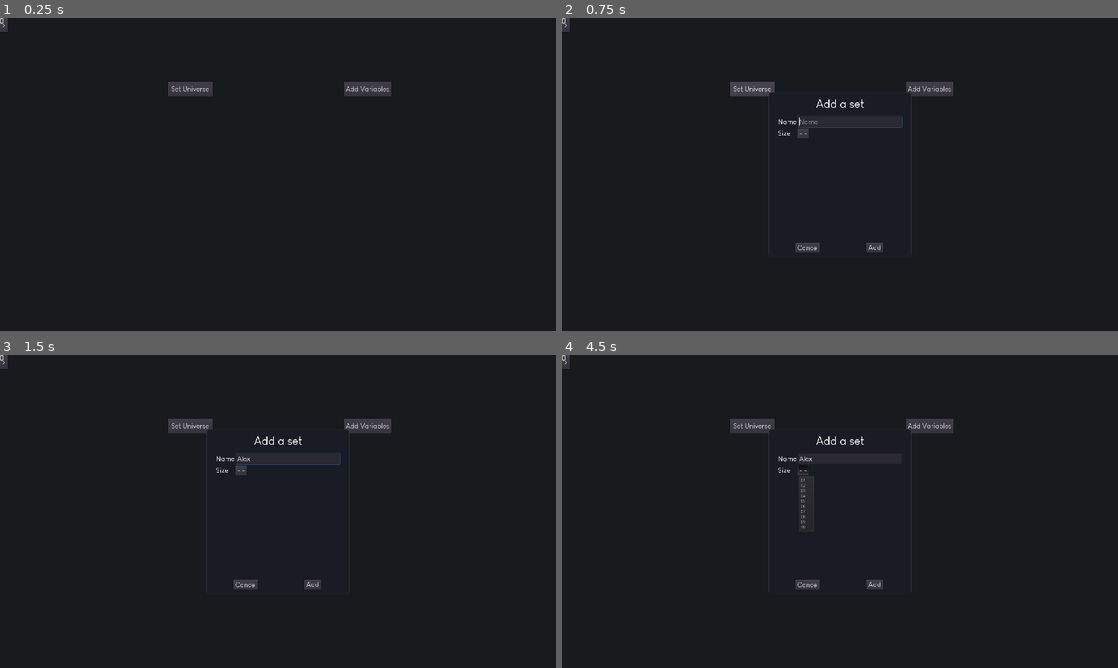
Above: before the commit, frames 1-4 (two rows, left to right).
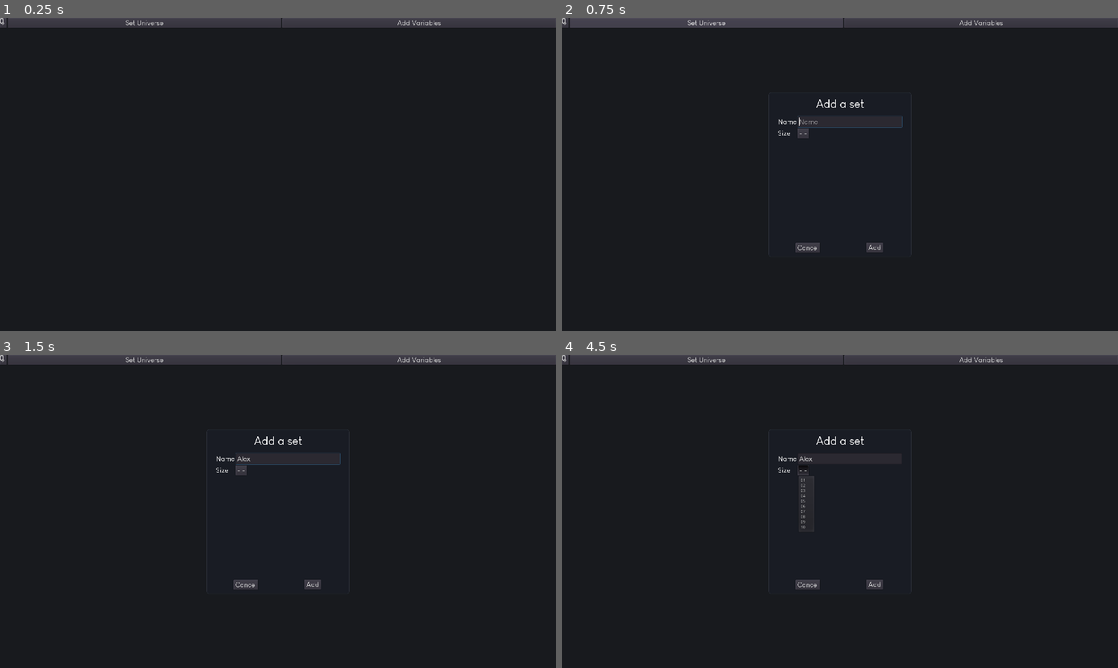
Above: after the commit, the same moments.

Repository: Mickaly13X/wv_project
Game: Godot game, scene res://Scenes/Main.tscn
Same seed, same stepped clock (60 frames per second), same inputs: the game is played once before the commit and once after it.
Inputs (mouse positions are in pixels of both pictures, inside the frame that each line leads up to):
- Up to frame 1 (0.25 s): no input
- Up to frame 2 (0.75 s): click "Set Universe" at 0.5 s
- Up to frame 3 (1.5 s): click (289, 458) at 1.27 s; type "Alex" at 1.35 s
- Up to frame 4 (4.5 s): click ">" at 2 s; click "Add Variables" at 2.75 s; click (562, 358) at 3.52 s; click "- -" at 4.25 s

The runs differ from the first frame. In frame 1, 3.8% of the frame differs, in the area x 0-100%, y 0-25%; in frame 2, 3.8%; in frame 3, 3.8%; in frame 4, 3.8%.

Commit message:
📦 NEW: HUD containers

Diff:
--- a/Visualizer/Scenes/Main.tscn
+++ b/Visualizer/Scenes/Main.tscn
@@ -69,13 +69,32 @@
 "_edit_use_anchors_": false
 }
 
-[node name="SetUniverse" type="Button" parent="HSplit/MainPanel"]
-anchor_left = 0.5
-anchor_right = 0.5
-margin_left = -378.917
-margin_top = 220.0
-margin_right = -225.917
-margin_bottom = 270.0
+[node name="UI" type="VBoxContainer" parent="HSplit/MainPanel"]
+anchor_right = 1.0
+anchor_bottom = 1.0
+__meta__ = {
+"_edit_use_anchors_": false
+}
+
+[node name="HUD" type="HBoxContainer" parent="HSplit/MainPanel/UI"]
+margin_right = 1920.0
+margin_bottom = 34.0
+
+[node name="OpenCoLa" type="Button" parent="HSplit/MainPanel/UI/HUD"]
+margin_right = 23.0
+margin_bottom = 34.0
+focus_mode = 0
+custom_fonts/font = ExtResource( 4 )
+enabled_focus_mode = 0
+text = ">"
+__meta__ = {
+"_edit_use_anchors_": false
+}
+
+[node name="SetUniverse" type="Button" parent="HSplit/MainPanel/UI/HUD"]
+margin_left = 27.0
+margin_right = 971.0
+margin_bottom = 34.0
 focus_mode = 0
 size_flags_horizontal = 3
 size_flags_vertical = 3
@@ -86,30 +105,16 @@
 "_edit_use_anchors_": false
 }
 
-[node name="AddVariables" type="Button" parent="HSplit/MainPanel"]
-anchor_left = 0.5
-anchor_right = 0.5
-margin_left = 228.429
-margin_top = 220.0
-margin_right = 391.429
-margin_bottom = 270.0
+[node name="AddVariables" type="Button" parent="HSplit/MainPanel/UI/HUD"]
+margin_left = 975.0
+margin_right = 1920.0
+margin_bottom = 34.0
 focus_mode = 0
 size_flags_horizontal = 3
 size_flags_vertical = 3
 custom_fonts/font = ExtResource( 4 )
 enabled_focus_mode = 0
 text = "Add Variables"
-__meta__ = {
-"_edit_use_anchors_": false
-}
-
-[node name="OpenCoLa" type="Button" parent="HSplit/MainPanel"]
-margin_right = 27.0
-margin_bottom = 48.0
-focus_mode = 0
-custom_fonts/font = ExtResource( 4 )
-enabled_focus_mode = 0
-text = ">"
 __meta__ = {
 "_edit_use_anchors_": false
 }
@@ -125,6 +130,6 @@
 
 [node name="PopUpUniverse" parent="." instance=ExtResource( 3 )]
 popup_exclusive = true
-[connection signal="button_up" from="HSplit/MainPanel/SetUniverse" to="." method="popup_universe" binds= [ "N" ]]
-[connection signal="button_up" from="HSplit/MainPanel/AddVariables" to="." method="popup_universe" binds= [ "X" ]]
-[connection signal="button_up" from="HSplit/MainPanel/OpenCoLa" to="." method="toggle_cola_panel"]
+[connection signal="button_up" from="HSplit/MainPanel/UI/HUD/OpenCoLa" to="." method="toggle_cola_panel"]
+[connection signal="button_up" from="HSplit/MainPanel/UI/HUD/SetUniverse" to="." method="popup_universe" binds= [ "N" ]]
+[connection signal="button_up" from="HSplit/MainPanel/UI/HUD/AddVariables" to="." method="popup_universe" binds= [ "X" ]]
--- a/Visualizer/Scenes/Set0.tscn
+++ b/Visualizer/Scenes/Set0.tscn
@@ -7,7 +7,7 @@
 anchor_right = 0.208
 anchor_bottom = 0.463
 margin_right = 0.640015
-margin_bottom = -0.0400085
+margin_bottom = -0.0400391
 script = ExtResource( 1 )
 __meta__ = {
 "_edit_use_anchors_": false
--- a/Visualizer/Scripts/Main.gd
+++ b/Visualizer/Scripts/Main.gd
@@ -4,7 +4,7 @@
 
 onready var SET = preload("res://Scenes/Set.tscn")
 onready var MB_SIZE = $PopUpUniverse/Items/MbSize
-onready var OPEN_COLA = $HSplit/MainPanel/OpenCoLa
+onready var OPEN_COLA = $HSplit/MainPanel/UI/HUD/OpenCoLa
 onready var COLA_PANEL = $HSplit/CoLaPanel
 
 var not_domains = ["structure","size","pos","count","not","inter","union","in"]
Not shown, changed: .DS_Store
Not shown, changed: Visualizer/.DS_Store
